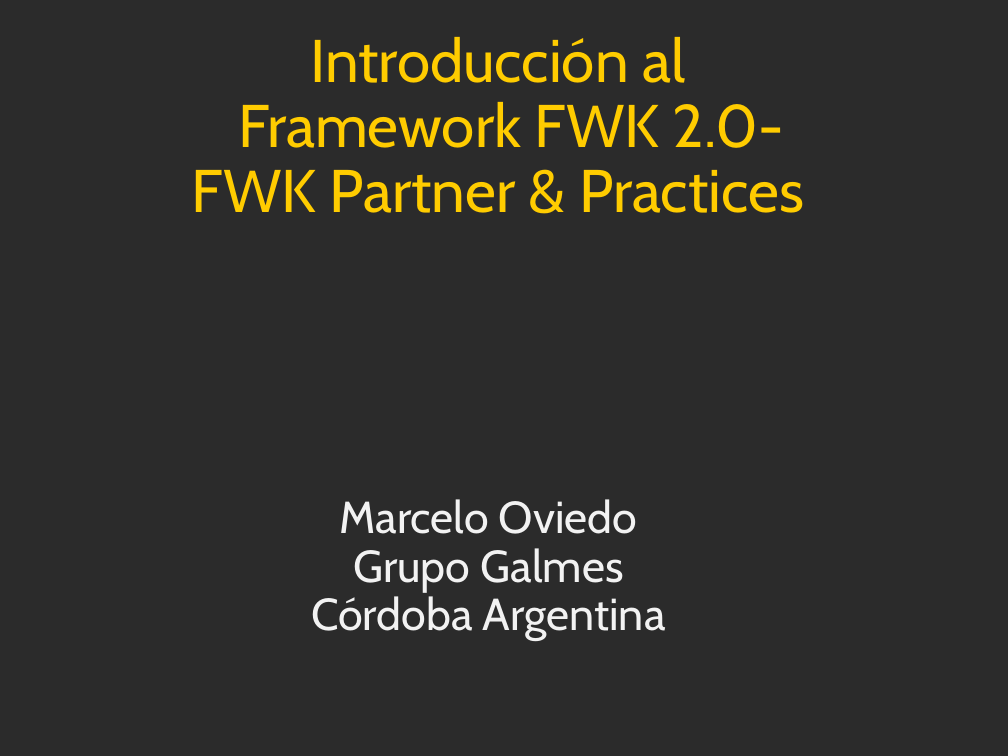
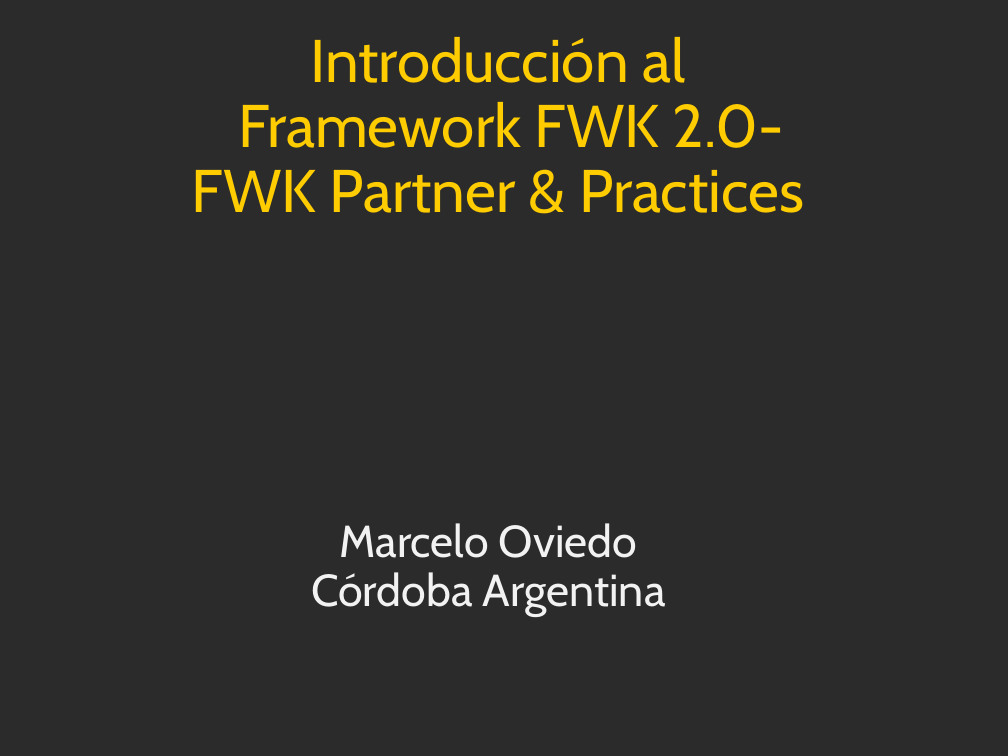
Before and after one commit to gpanayir/sffwk, a slide deck: slide 1 of Documents/Fwk-Presentation.ppt. Drawn at 1008x756 pixels with LibreOffice and Linux fonts; fonts in the diff are those of the drawing; background and template pictures are left out; a plain dark background stands for a picture behind light text. Boxes give left, top, right and bottom in pixels: in the first picture for what was removed or moved away, otherwise in the second. Text is boxed around its words. In the diff, an @@ line names an element or a change of style, - is before the commit and + after.

```diff
--- a/Documents/Fwk-Presentation.ppt
+++ b/Documents/Fwk-Presentation.ppt
@@ text "Marcelo Oviedo": place and size @@
-text "Marcelo Oviedo" at [311, 499, 666, 640]
+text "Marcelo Oviedo" at [311, 523, 666, 616]
@@ text at [353, 548, 624, 592]: paragraph removed @@
-Grupo Galmes
```
Also in this commit, not shown: 6 other files.
